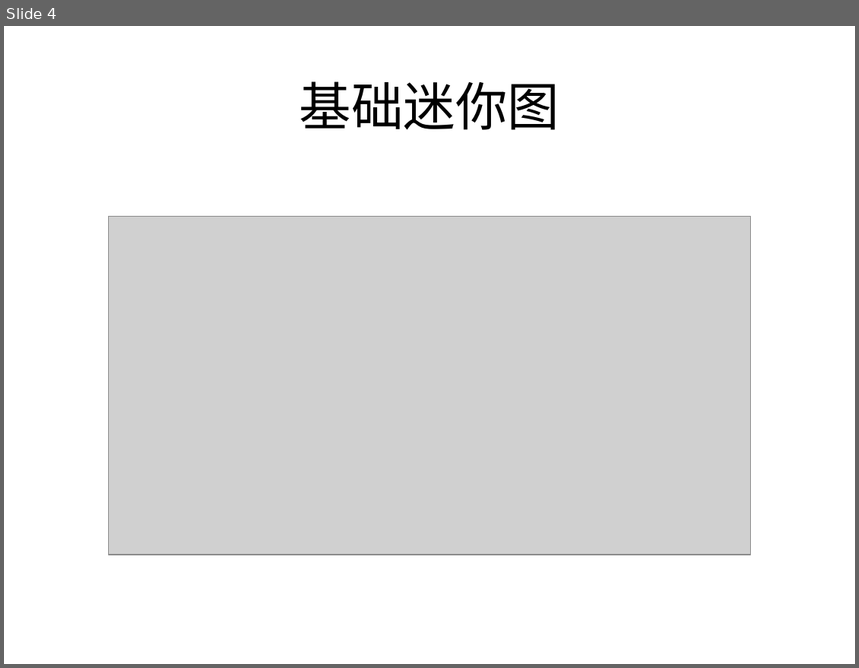
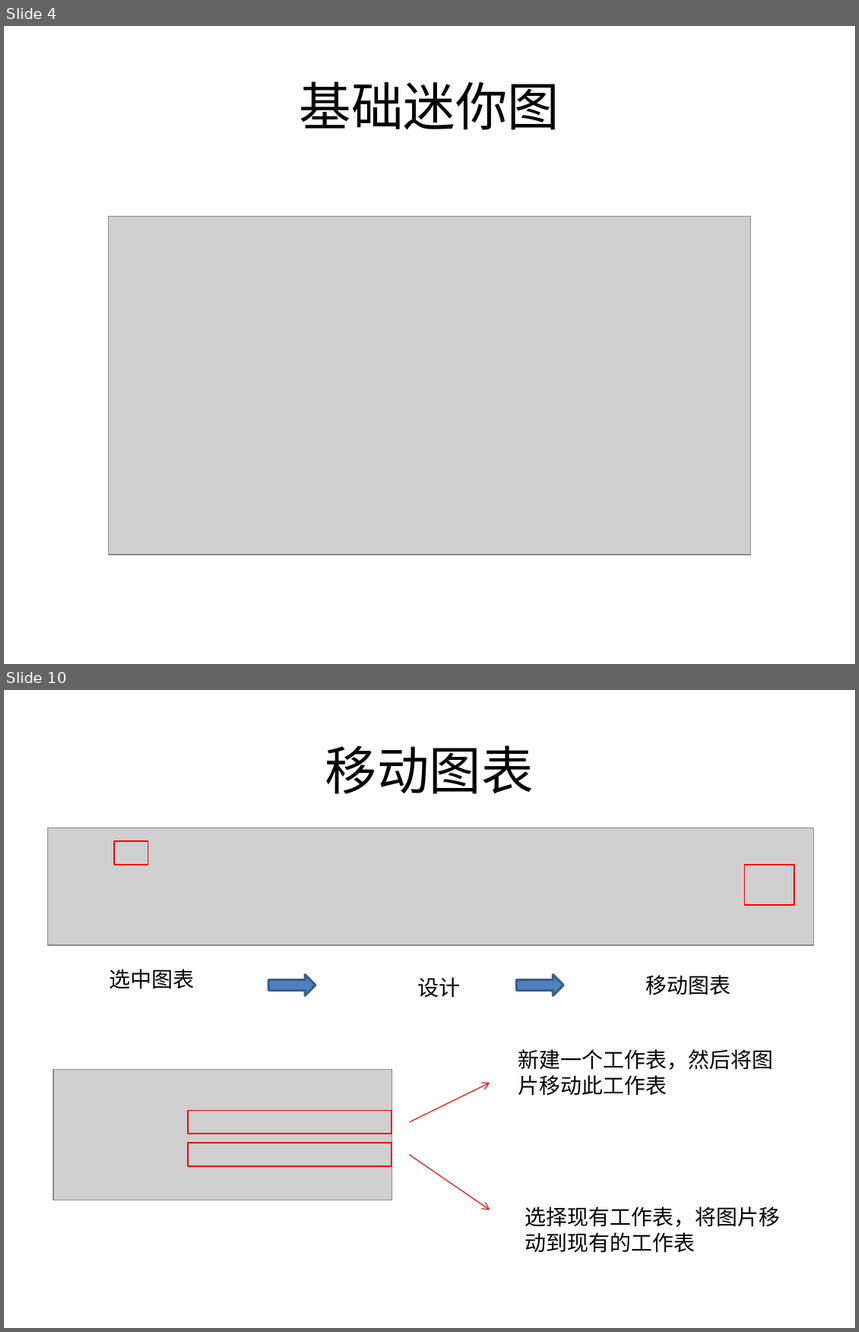
Before and after one commit to sans123wx/class, a slide deck: 第4章excel/图表/图表.pptx. Shown one above the other, each under a label of ours: slide 4 before the commit, slides 4 and 10 after it; the slides between them are not shown. The pictures are 859x668 and 859x1332 pixels, drawn with LibreOffice and Linux fonts; fonts in the diff are those of the drawing; grey boxes stand for pictures. Boxes give left, top, right and bottom in pixels: in the first picture for what was removed or moved away, otherwise in the second. Text is boxed around its words. In the diff, an @@ line names an element or a change of style, - is before the commit and + after.

```diff
--- a/第4章excel/图表/图表.pptx
+++ b/第4章excel/图表/图表.pptx
@@ slide 10 added at (4,690,855,1328), background #FFFFFF @@
@@ title added at (325,745,534,794), 44 pt, text #000000 @@
+移动图表
@@ picture added at (47,828,813,945) @@
@@ rectangle added at (115,841,148,866), outline #FF0000 1.25 pt @@
@@ rectangle added at (744,866,794,905), outline #FF0000 1.25 pt @@
@@ text added at (110,969,195,989), 18 pt, text #000000 @@
+选中图表
@@ right arrow added at (268,975,316,996), fill #4F81BD, outline #3A5F8C 2 pt @@
@@ text added at (418,977,461,998), 18 pt, text #000000 @@
+设计
@@ right arrow added at (516,975,563,996), fill #4F81BD, outline #3A5F8C 2 pt @@
@@ text added at (645,975,731,996), 18 pt, text #000000 @@
+移动图表
@@ text added at (519,1049,774,1096), 18 pt, text #000000 @@
+新建一个工作表，然后将图片移动此工作表
@@ picture added at (53,1070,392,1200) @@
@@ arrow added from (409, 1122) to (490, 1083), #FF0000 0.75 pt @@
@@ rectangle added at (188,1110,392,1135), outline #FF0000 1.25 pt @@
@@ rectangle added at (188,1143,392,1167), outline #FF0000 1.25 pt @@
@@ arrow added from (409, 1155) to (490, 1210), #FF0000 0.75 pt @@
@@ text added at (525,1207,781,1253), 18 pt, text #000000 @@
+选择现有工作表，将图片移动到现有的工作表
```
Also in this commit, not shown: 1 slide changed, 4 other slides added, 5 other files.
